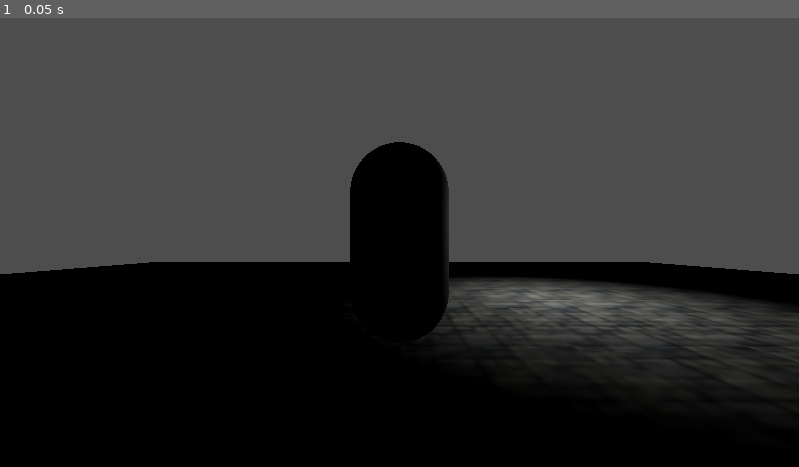
Above: before the commit, frame 1.
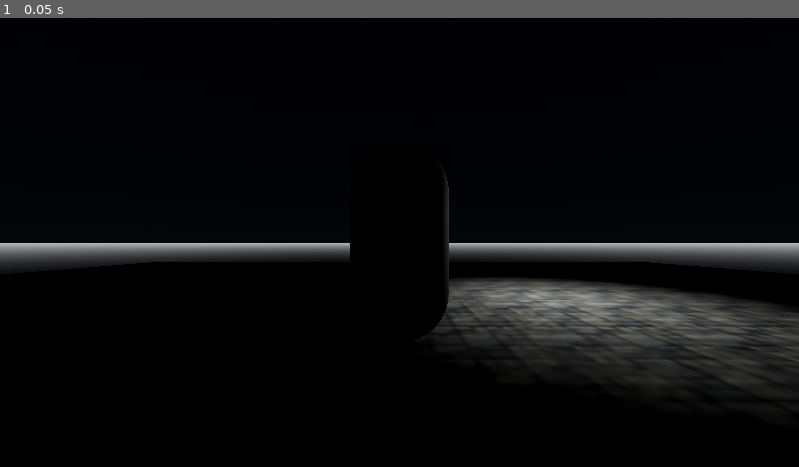
Above: after the commit, the same moment.

Repository: FoxSpellCaster/Lucifuga
Game: Godot game, scene res://Environment/map_lobby.tscn
The game is run twice, just before and just after one commit, with the same random seed, the same clock (stepped at 60 frames per second) and the same inputs.
Inputs:
- Up to frame 1 (0.05 s): no input

The runs differ from the first frame. In frame 1, 51% of the frame differs, in the area x 0-100%, y 0-68%.
Error before the commit: Parse Error: Could not find type "MovementState" in the current scope. (res://Player/camera_controller.gd:50)

Commit message:
Clean Up

Diff:
--- a/Environment/map_lobby.tscn
+++ b/Environment/map_lobby.tscn
@@ -1,7 +1,24 @@
-[gd_scene load_steps=4 format=3 uid="uid://cdcnpm8utss6e"]
+[gd_scene load_steps=7 format=3 uid="uid://cdcnpm8utss6e"]
 
-[ext_resource type="Texture2D" uid="uid://bi1k6nyo4ofsj" path="res://Textures/tileset/floor.png" id="1_0h8uc"]
+[ext_resource type="Texture2D" uid="uid://bi1k6nyo4ofsj" path="res://Textures/Tileset/floor.png" id="1_0h8uc"]
 [ext_resource type="PackedScene" uid="uid://c3scbwirb2vnm" path="res://Player/player.tscn" id="2_usbmg"]
+
+[sub_resource type="ProceduralSkyMaterial" id="ProceduralSkyMaterial_pkb2q"]
+sky_horizon_color = Color(0.59625, 0.6135, 0.6375, 1)
+sky_energy_multiplier = 0.1
+ground_bottom_color = Color(0, 0, 0, 1)
+ground_horizon_color = Color(0.59625, 0.6135, 0.6375, 1)
+
+[sub_resource type="Sky" id="Sky_0wy1j"]
+sky_material = SubResource("ProceduralSkyMaterial_pkb2q")
+
+[sub_resource type="Environment" id="Environment_3vjim"]
+background_mode = 2
+sky = SubResource("Sky_0wy1j")
+tonemap_mode = 2
+ssao_enabled = true
+sdfgi_enabled = true
+glow_enabled = true
 
 [sub_resource type="StandardMaterial3D" id="StandardMaterial3D_vhth7"]
 albedo_texture = ExtResource("1_0h8uc")
@@ -11,6 +28,15 @@
 uv1_world_triplanar = true
 
 [node name="World_Lobby" type="Node3D"]
+
+[node name="WorldEnvironment" type="WorldEnvironment" parent="."]
+environment = SubResource("Environment_3vjim")
+
+[node name="DirectionalLight3D" type="DirectionalLight3D" parent="."]
+transform = Transform3D(-0.866023, -0.433016, 0.250001, 0, 0.499998, 0.866027, -0.500003, 0.749999, -0.43301, 0, 0, 0)
+light_energy = 0.0
+shadow_enabled = true
+directional_shadow_max_distance = 50.0
 
 [node name="OmniLight3D" type="OmniLight3D" parent="."]
 transform = Transform3D(1, 0, 0, 0, 1, 0, 0, 0, 1, 3.3, 2.2, -3)
--- a/Player/camera_controller.gd
+++ /dev/null
@@ -1,59 +0,0 @@
-extends Node3D
-
-signal set_cam_rotation(_cam_rotation : float)
-@export var player : CharacterBody3D
-@onready var yaw_node = $CamYaw
-@onready var pitch_node = $CamYaw/CamPitch
-@onready var spring_arm = $CamYaw/CamPitch/SpringArm3D
-@onready var camera = $CamYaw/CamPitch/SpringArm3D/Camera3D
-var yaw : float = 0
-var pitch : float = 0
-var yaw_sensitivity : float = 0.07
-var pitch_sensitivity : float = 0.07
-var yaw_acceleration : float = 15
-var pitch_acceleration : float = 15
-var pitch_max : float = 75
-var pitch_min : float = -55
-var tween : Tween
-var position_offset : Vector3 = Vector3(0, 1.3, 0)
-var position_offset_target : Vector3 = Vector3(0, 1.3, 0)
-
-
-func _ready():
-	Input.set_mouse_mode(Input.MOUSE_MODE_CAPTURED)
-	spring_arm.add_excluded_object(player.get_rid())
-	top_level = true
-
-
-func _input(event):
-	if event is InputEventMouseMotion:
-		yaw += -event.relative.x * yaw_sensitivity
-		pitch += event.relative.y * pitch_sensitivity
-
-
-func _physics_process(delta):
-	position_offset = lerp(position_offset, position_offset_target, 4 * delta)
-	global_position = lerp(global_position, player.global_position + position_offset, 18 * delta)
-
-	pitch = clamp(pitch, pitch_min, pitch_max)
-
-	yaw_node.rotation_degrees.y = lerp(yaw_node.rotation_degrees.y, yaw, yaw_acceleration * delta)
-	pitch_node.rotation_degrees.x = lerp(pitch_node.rotation_degrees.x, pitch, pitch_acceleration * delta)
-
-	#if you don't want to lerp, set them directly
-	#yaw_node.rotation_degrees.y = yaw
-	#pitch_node.rotation_degrees.x = pitch
-
-	set_cam_rotation.emit(yaw_node.rotation.y)
-
-
-func _on_set_movement_state(_movement_state : MovementState):
-	if tween:
-		tween.kill()
-
-	tween = create_tween()
-	tween.tween_property(camera, "fov", _movement_state.camera_fov, 0.5).set_trans(Tween.TRANS_SINE).set_ease(Tween.EASE_OUT)
-
-
-func _on_set_stance(_stance : Stance):
-	position_offset_target.y = _stance.camera_height
--- a/Player/player.tscn
+++ b/Player/player.tscn
@@ -1,6 +1,4 @@
-[gd_scene load_steps=4 format=3 uid="uid://c3scbwirb2vnm"]
-
-[ext_resource type="Script" path="res://Player/camera_controller.gd" id="1_puyn7"]
+[gd_scene load_steps=3 format=3 uid="uid://c3scbwirb2vnm"]
 
 [sub_resource type="CapsuleShape3D" id="CapsuleShape3D_isnft"]
 
@@ -17,7 +15,6 @@
 mesh = SubResource("CapsuleMesh_1tou8")
 
 [node name="CamRoot" type="Node3D" parent="."]
-script = ExtResource("1_puyn7")
 
 [node name="CamYaw" type="Node3D" parent="CamRoot"]
 
--- a/Player/player_3rd_person_old.gd
+++ /dev/null
@@ -1,45 +0,0 @@
-extends CharacterBody3D
-
-
-const SPEED = 5.0
-const JUMP_VELOCITY = 4.5
-
-@onready var pivot = $CamOrgin
-@export var sens = 0.5
-
-# Get the gravity from the project settings to be synced with RigidBody nodes.
-var gravity = ProjectSettings.get_setting("physics/3d/default_gravity")
-
-func _read() :
-	Input.mouse_mode = Input.MOUSE_MODE_CAPTURED
-
-func _input(event):
-	if event is InputEventMouseMotion:
-		rotate_y(deg_to_rad(-event.relative.x * sens))
-		pivot.rotate_x(deg_to_rad(-event.relative.y * sens))
-		pivot.rotation.x = clamp(pivot.rotation.x, deg_to_rad(-90), deg_to_rad(45))
-
-func _physics_process(delta):
-	# Add the gravity.
-	if not is_on_floor():
-		velocity.y -= gravity * delta
-
-	# Handle jump.
-	if Input.is_action_just_pressed("ui_accept") and is_on_floor():
-		velocity.y = JUMP_VELOCITY
-
-	if Input.is_action_just_pressed("quit"):
-		get_tree().quit()
-
-	# Get the input direction and handle the movement/deceleration.
-	# As good practice, you should replace UI actions with custom gameplay actions.
-	var input_dir = Input.get_vector("left", "right", "up", "down")
-	var direction = (transform.basis * Vector3(input_dir.x, 0, input_dir.y)).normalized()
-	if direction:
-		velocity.x = direction.x * SPEED
-		velocity.z = direction.z * SPEED
-	else:
-		velocity.x = move_toward(velocity.x, 0, SPEED)
-		velocity.z = move_toward(velocity.z, 0, SPEED)
-
-	move_and_slide()
--- a/project.godot
+++ b/project.godot
@@ -27,9 +27,14 @@
 
 [input]
 
-left={
+foward={
 "deadzone": 0.5,
-"events": [Object(InputEventKey,"resource_local_to_scene":fa …(140 unchanged characters)… d":false,"keycode":0,"physical_keycode":65,"key_label":0,"unicode":97,"location":0,"echo":false,"script":null)
+"events": [Object(InputEventKey,"resource_local_to_scene":fa …(140 unchanged characters)… d":false,"keycode":0,"physical_keycode":87,"key_label":0,"unicode":119,"location":0,"echo":false,"script":null)
+]
+}
+back={
+"deadzone": 0.5,
+"events": [Object(InputEventKey,"resource_local_to_scene":false,"resource_name":"","device":-1,"window_id":0,"alt_pressed":false,"shift_pressed":false,"ctrl_pressed":false,"meta_pressed":false,"pressed":false,"keycode":0,"physical_keycode":83,"key_label":0,"unicode":115,"location":0,"echo":false,"script":null)
 ]
 }
 right={
@@ -37,19 +42,29 @@
 "events": [Object(InputEventKey,"resource_local_to_scene":false,"resource_name":"","device":-1,"window_id":0,"alt_press …(192 unchanged characters)…
 ]
 }
-up={
+left={
+"deadzone": 0.5,
+"events": [Object(InputEventKey,"resource_local_to_scene":false,"resource_name":"","device":-1,"window_id":0,"alt_pressed":false,"shift_pressed":false,"ctrl_pressed":false,"meta_pressed":false,"pressed":false,"keycode":0,"physical_keycode":65,"key_label":0,"unicode":97,"location":0,"echo":false,"script":null)
+]
+}
+sprint={
+"deadzone": 0.5,
+"events": [Object(InputEventKey,"resource_local_to_scene":false,"resource_name":"","device":-1,"window_id":0,"alt_pressed":false,"shift_pressed":false,"ctrl_pressed":false,"meta_pressed":false,"pressed":false,"keycode":0,"physical_keycode":4194325,"key_label":0,"unicode":0,"location":0,"echo":false,"script":null)
+]
+}
+walk={
+"deadzone": 0.5,
+"events": [Object(InputEventKey,"resource_local_to_scene":false,"resource_name":"","device":-1,"window_id":0,"alt_pressed":false,"shift_pressed":false,"ctrl_pressed":false,"meta_pressed":false,"pressed":false,"keycode":0,"physical_keycode":4194328,"key_label":0,"unicode":0,"location":0,"echo":false,"script":null)
+]
+}
+movement={
 "deadzone": 0.5,
 "events": [Object(InputEventKey,"resource_local_to_scene":false,"resource_name":"","device":-1,"window_id":0,"alt_press …(192 unchanged characters)…
-]
-}
-down={
-"deadzone": 0.5,
-"events": [Object(InputEventKey,"resource_local_to_scene":false,"resource_name":"","device":-1,"window_id":0,"alt_pressed":false,"shift_pressed":false,"ctrl_pressed":false,"meta_pressed":false,"pressed":false,"keycode":0,"physical_keycode":83,"key_label":0,"unicode":115,"location":0,"echo":false,"script":null)
-]
-}
-quit={
-"deadzone": 0.5,
-"events": [Object(InputEventKey,"resource_local_to_scene":false,"resource_name":"","device":-1,"window_id":0,"alt_pressed":false,"shift_pressed":false,"ctrl_pressed":false,"meta_pressed":false,"pressed":false,"keycode":0,"physical_keycode":4194305,"key_label":0,"unicode":0,"location":0,"echo":false,"script":null)
+, Object(InputEventKey,"resource_local_to_scene":false,"resource_name":"","device":-1,"window_id":0,"alt_pressed":false,"shift_pressed":false,"ctrl_pressed":false,"meta_pressed":false,"pressed":false,"keycode":0,"physical_keycode":83,"key_label":0,"unicode":115,"location":0,"echo":false,"script":null)
+, Object(InputEventKey,"resource_local_to_scene":false,"resource_name":"","device":-1,"window_id":0,"alt_pressed":false,"shift_pressed":false,"ctrl_pressed":false,"meta_pressed":false,"pressed":false,"keycode":0,"physical_keycode":68,"key_label":0,"unicode":100,"location":0,"echo":false,"script":null)
+, Object(InputEventKey,"resource_local_to_scene":false,"resource_name":"","device":-1,"window_id":0,"alt_pressed":false,"shift_pressed":false,"ctrl_pressed":false,"meta_pressed":false,"pressed":false,"keycode":0,"physical_keycode":65,"key_label":0,"unicode":97,"location":0,"echo":false,"script":null)
+, Object(InputEventKey,"resource_local_to_scene":false,"resource_name":"","device":-1,"window_id":0,"alt_pressed":false,"shift_pressed":false,"ctrl_pressed":false,"meta_pressed":false,"pressed":false,"keycode":0,"physical_keycode":4194325,"key_label":0,"unicode":0,"location":0,"echo":false,"script":null)
+, Object(InputEventKey,"resource_local_to_scene":false,"resource_name":"","device":-1,"window_id":0,"alt_pressed":false,"shift_pressed":false,"ctrl_pressed":false,"meta_pressed":false,"pressed":false,"keycode":0,"physical_keycode":4194328,"key_label":0,"unicode":0,"location":0,"echo":false,"script":null)
 ]
 }
 
Not shown, changed: export_presets.cfg
Not shown, changed: textures/tileset/floor.png.import
Not shown, changed: textures/tileset/floor_n.png.import
Not shown, changed: textures/tileset/tileset.png.import
Not shown, changed: textures/tileset/tileset_n.png.import
Not shown, changed: textures/tileset/wall.png.import
Not shown, changed: textures/tileset/wall_n.png.import
